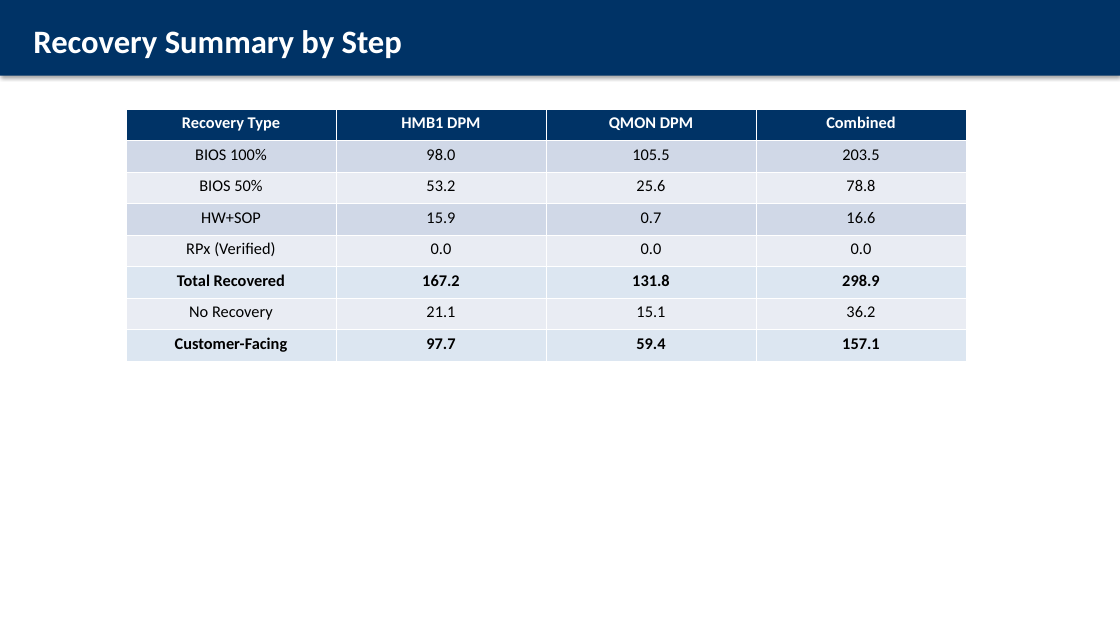
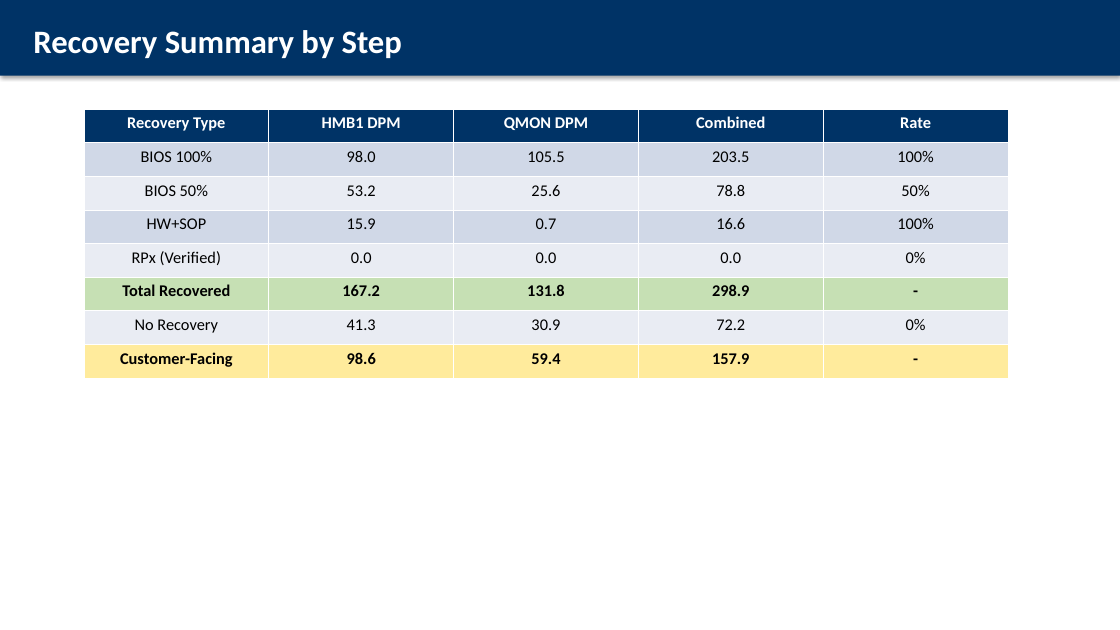
Before and after one commit to ASEGARAN/MODULE_YIELD_DASHBOARD, a slide deck: slide 7 of Y6CP_cDPM_Recovery_VP_Readout_SOCAMM2_7500MT.pptx (slide 6 before the commit). Drawn at 1120x630 pixels with LibreOffice and Linux fonts; fonts in the diff are those of the drawing. Boxes give left, top, right and bottom in pixels: in the first picture for what was removed or moved away, otherwise in the second. Text is boxed around its words. In the diff, an @@ line names an element or a change of style, - is before the commit and + after.

Commit message:
fix: Update VP readout with Kevin's DPM method and simplified MFG/ENG view
Changes:
- Use Kevin's DPM calculation: (Unique MSNs / Total FID UIN) × 1M
  - HMB1: 500 / 1,881,631 × 1M = 265.73 DPM
  - QMON: 292 / 1,527,576 × 1M = 191.15 DPM

- Replace confusing 1st pass vs final pass yield comparison with
  simple MFG vs ENG view table showing:
  - MFG View: Yield % (what manufacturing sees)
  - ENG View: cDPM (what engineering sees for customer risk)

- Key message: MFG sees 97.1% yield, ENG sees 456.9 cDPM total risk
  → After recovery: 157.9 cDPM customer-facing (65% recovery)

Slides:
1. Title
2. Executive Summary
3. MFG vs ENG View (simplified bridge)
4. DPM Calculation Methodology (Kevin's method)
5. Top FAILCRAWLERs by DPM
6. Recovery Type Assignments
7. Recovery Summary Table
8. DPM Waterfall Chart
9. Appendix: Data Sources

```diff
--- a/Y6CP_cDPM_Recovery_VP_Readout_SOCAMM2_7500MT.pptx
+++ b/Y6CP_cDPM_Recovery_VP_Readout_SOCAMM2_7500MT.pptx
@@ table at box(84, 109, 1008, 378) @@
-column 2: HMB1 DPM | 98.0 | 53.2 | 15.9 | 0.0 | 167.2 | 21.1 | 97.7
-column 3: QMON DPM | 105.5 | 25.6 | 0.7 | 0.0 | 131.8 | 15.1 | 59.4
-column 4: Combined | 203.5 | 78.8 | 16.6 | 0.0 | 298.9 | 36.2 | 157.1
+column 2: HMB1 DPM | 98.0 | 53.2 | 15.9 | 0.0 | 167.2 | 41.3 | 98.6
+column 3: QMON DPM | 105.5 | 25.6 | 0.7 | 0.0 | 131.8 | 30.9 | 59.4
+column 4: Combined | 203.5 | 78.8 | 16.6 | 0.0 | 298.9 | 72.2 | 157.9
+column 5: Rate | 100% | 50% | 100% | 0% | - | 0% | -
@@ table: place and size @@
-table at box(126, 109, 966, 361)
+table at box(84, 109, 1008, 378)
```
Also in this commit, not shown: 6 other slides changed, 1 slide added, 2 slides removed.
